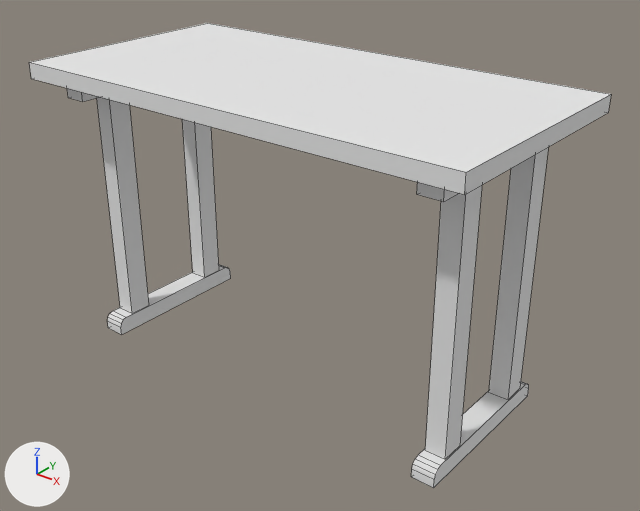
Before and after pictures for a commit that changed the OBJ model PantyHouse/models/table.obj.
Before and after are seen from a camera (50 mm lens) standing at (126.8, -151.9, 88.6) and looking at (5.0, 0.4, -5.8). The lights are fixed; the arrows at lower left show +X, +Y and +Z. Mesh edges are drawn as thin lines. Where no turn or scale is listed for an object, it has been applied to the vertices.

In view in the first picture: 'table'.
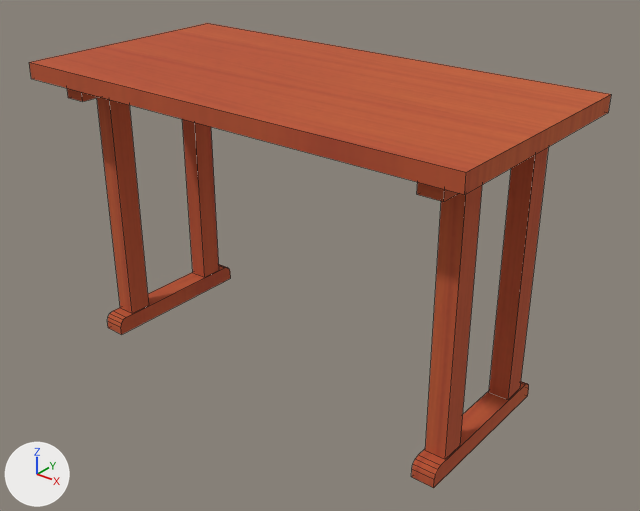
Where the change shows, as pixel boxes [x1, y1, x2, y2] in the pictures (640 x 511 px):
```json
{"object": "table", "change": "surface changed", "before": [29, 23, 611, 488], "after": [29, 23, 611, 488], "on screen": "white to orange"}
```

The change, as JSON lines over the scene's bpy script:
```json
{"op": "add", "block": "img_table_bmp", "code": ["img_table_bmp = load_image('table.bmp', '../textures/table.bmp', 512, 512, 'sRGB')"]}
{"op": "remove", "block": "mat_table1_blinn6sg", "code": "mat_table1_blinn6sg.base_color = (0.8, 0.8, 0.8)  # white #e7e7e7"}
{"op": "add", "block": "mat_table1_blinn6sg", "code": "mat_table1_blinn6sg.texture = img_table_bmp"}
```
